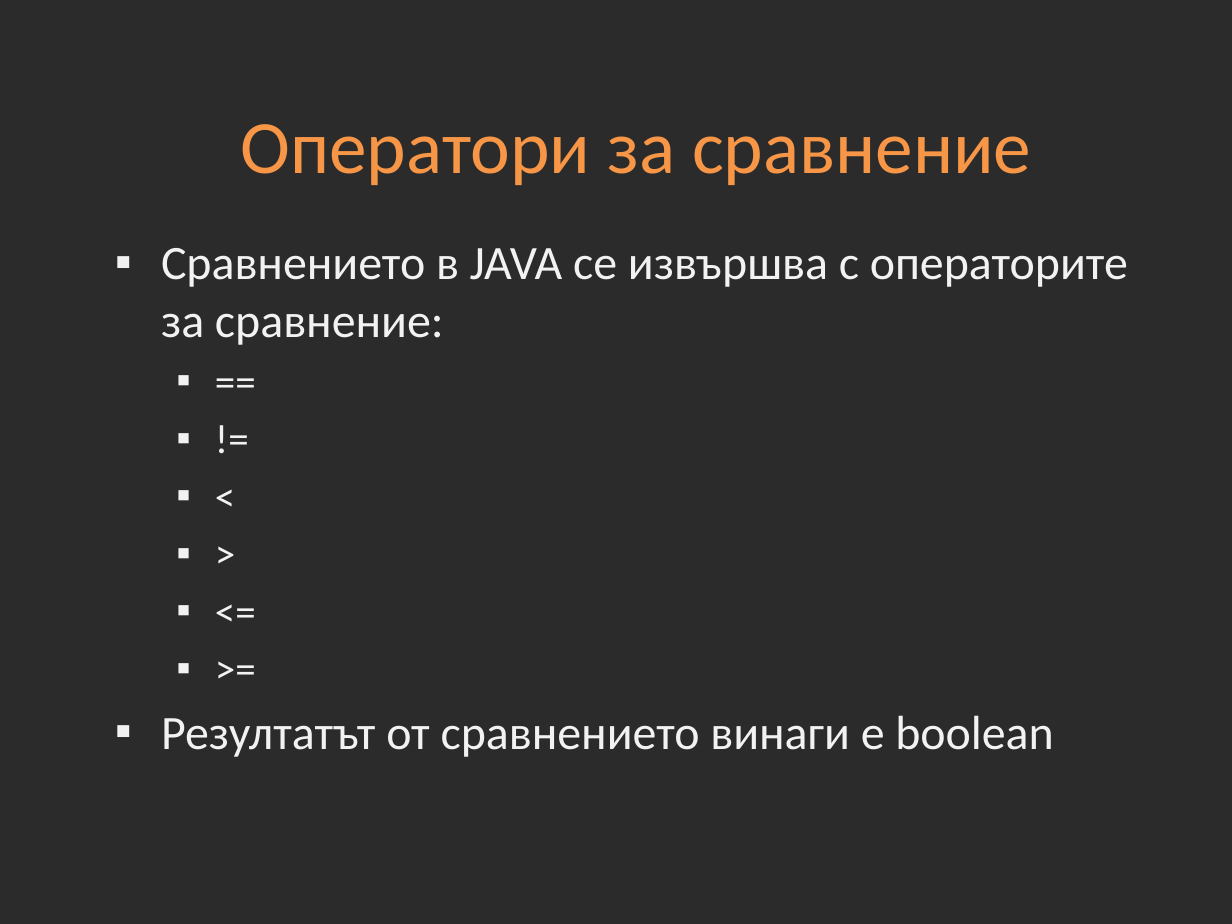
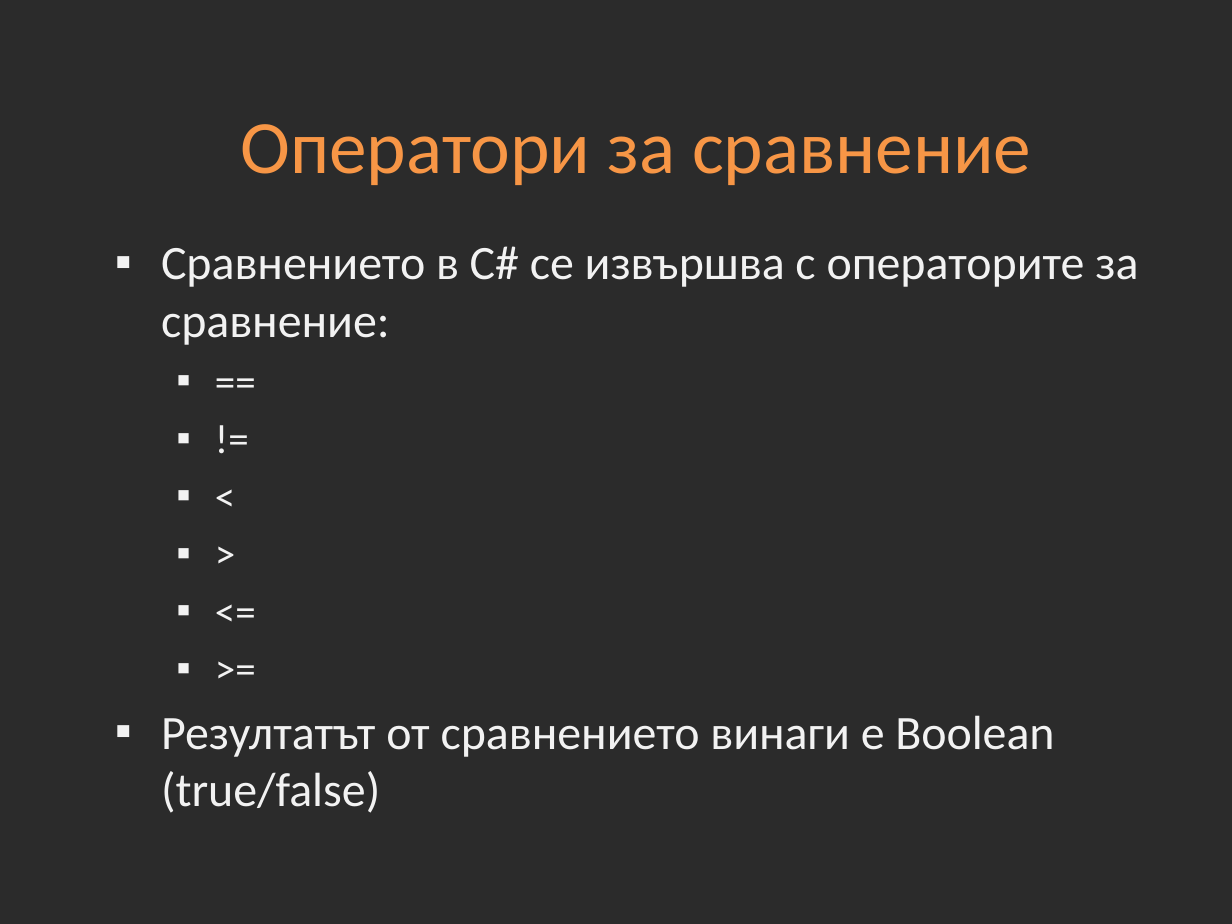
Before and after one commit to Academy-Soft-Intellect/Programming-Introduction-Course, a slide deck: slide 14 of 04-Data-Types.pptx. Drawn at 1232x924 pixels with LibreOffice and Linux fonts; fonts in the diff are those of the drawing; background and template pictures are left out; a plain dark background stands for a picture behind light text. Boxes give left, top, right and bottom in pixels: in the first picture for what was removed or moved away, otherwise in the second. Text is boxed around its words. In the diff, an @@ line names an element or a change of style, - is before the commit and + after.

```diff
--- a/04-Data-Types.pptx
+++ b/04-Data-Types.pptx
@@ text at box(161, 246, 1138, 345): text changed @@
-▪ Сравнението в JAVA се извършва с операторите за сравнение:
+▪ Сравнението в C# се извършва с операторите за сравнение:
@@ text at box(161, 715, 1054, 813): text changed @@
-▪ Резултатът от сравнението винаги е boolean
+▪ Резултатът от сравнението винаги е Boolean (true/false)
```
Also in this commit, not shown: 21 other files.
